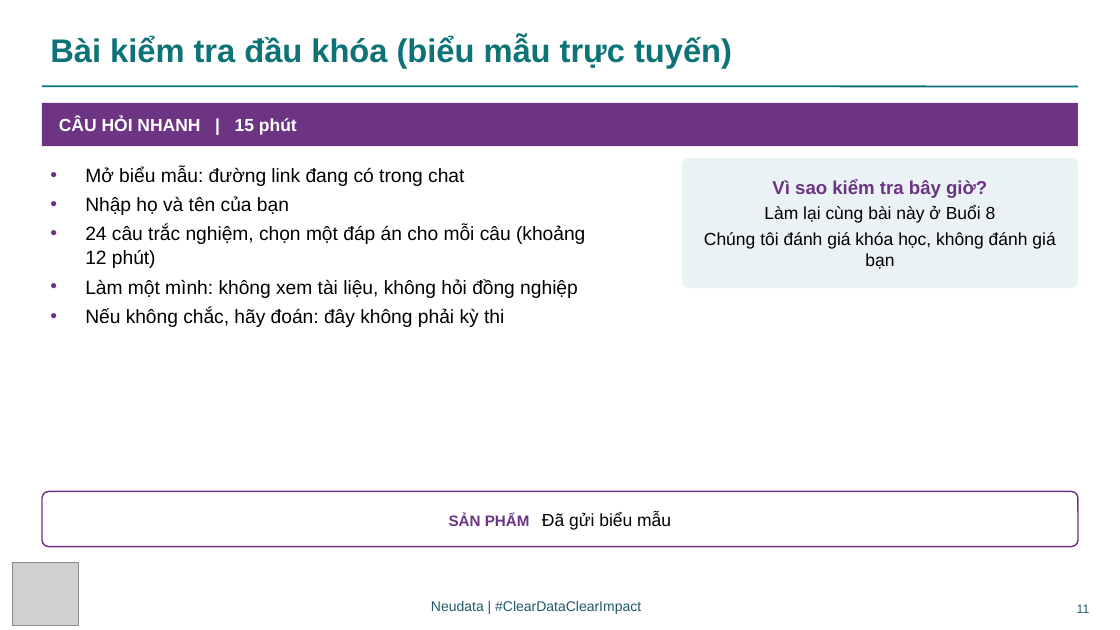
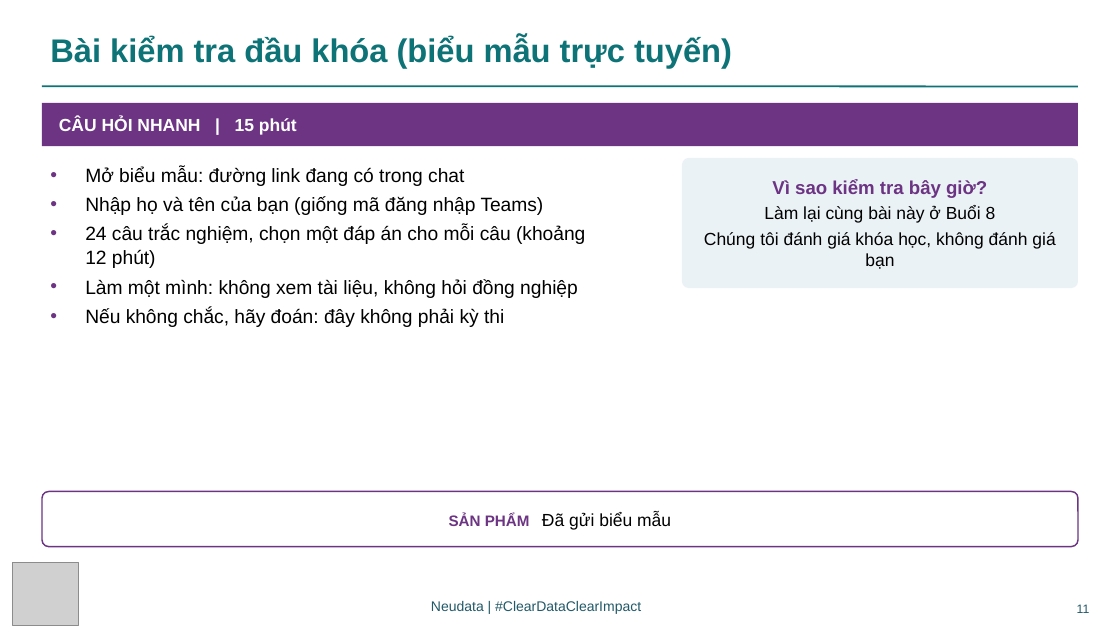
Before and after one commit to neu-data/FoundationsofClinicalResearch, a slide deck: slide 11 of vi/files/slides/Session_1_VN.pptx. Drawn at 1120x630 pixels with LibreOffice and Linux fonts; fonts in the diff are those of the drawing; grey boxes stand for pictures. Boxes give left, top, right and bottom in pixels: in the first picture for what was removed or moved away, otherwise in the second. Text is boxed around its words. In the diff, an @@ line names an element or a change of style, - is before the commit and + after.

```diff
--- a/vi/files/slides/Session_1_VN.pptx
+++ b/vi/files/slides/Session_1_VN.pptx
@@ text at <box>85,196,544,215</box>: text changed @@
-• Nhập họ và tên của bạn
+• Nhập họ và tên của bạn (giống mã đăng nhập Teams)
```
Also in this commit, not shown: 3 other slides changed, 36 other files.
